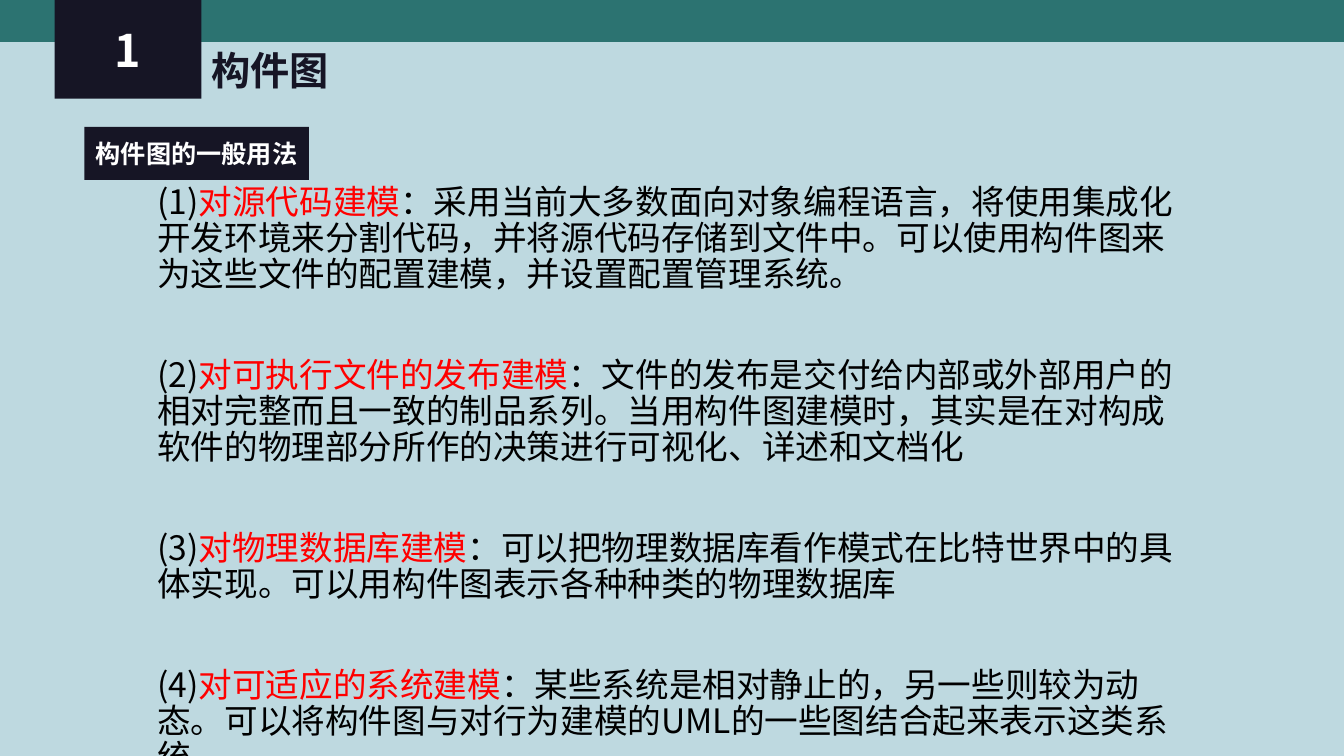
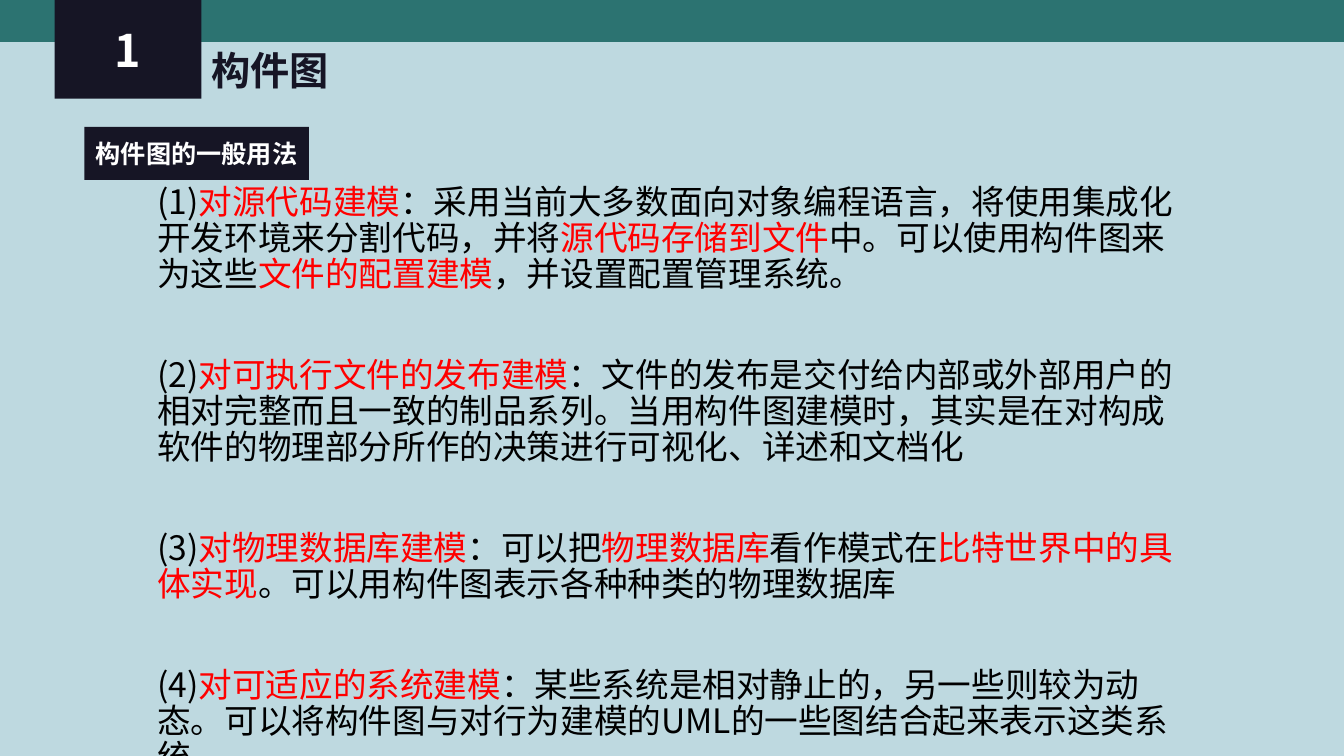
Before and after one commit to PRD-2018-G04/PRD-2018-G04, a slide deck: slide 15 of G04项目组/受控文档/翻转课堂PPT/PRD2018-G04-UML 基础Ⅲ.ppt. Drawn at 1344x756 pixels with LibreOffice and Linux fonts; fonts in the diff are those of the drawing. Boxes give left, top, right and bottom in pixels: in the first picture for what was removed or moved away, otherwise in the second. Text is boxed around its words. In the diff, an @@ line names an element or a change of style, - is before the commit and + after.

```diff
--- a/G04项目组/受控文档/翻转课堂PPT/PRD2018-G04-UML 基础Ⅲ.ppt
+++ b/G04项目组/受控文档/翻转课堂PPT/PRD2018-G04-UML 基础Ⅲ.ppt
@@ text at [157,179,1173,599]: text colour #000000 to #FF0000 in "(1)对源代码建模：采用当前大多数面向对象编程语言，将使用集成化开发环境来分割代码，并将源代码存储到文件中。可以使用构件 ...", "(3)对物理数据库建模：可以把物理数据库看作模式在比特世界中的具体实现。可以用构件图表示各种种类的物理数据库" @@
```
Also in this commit, not shown: 3 other slides changed.
